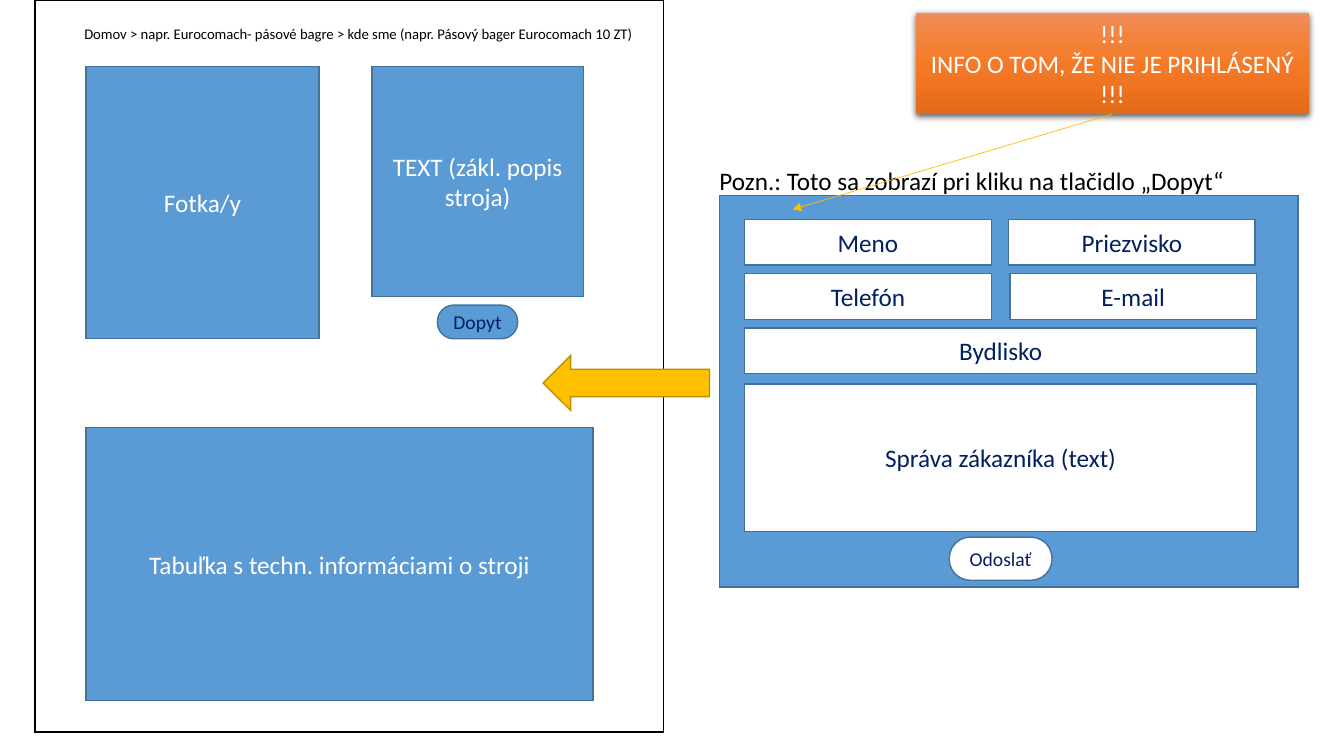
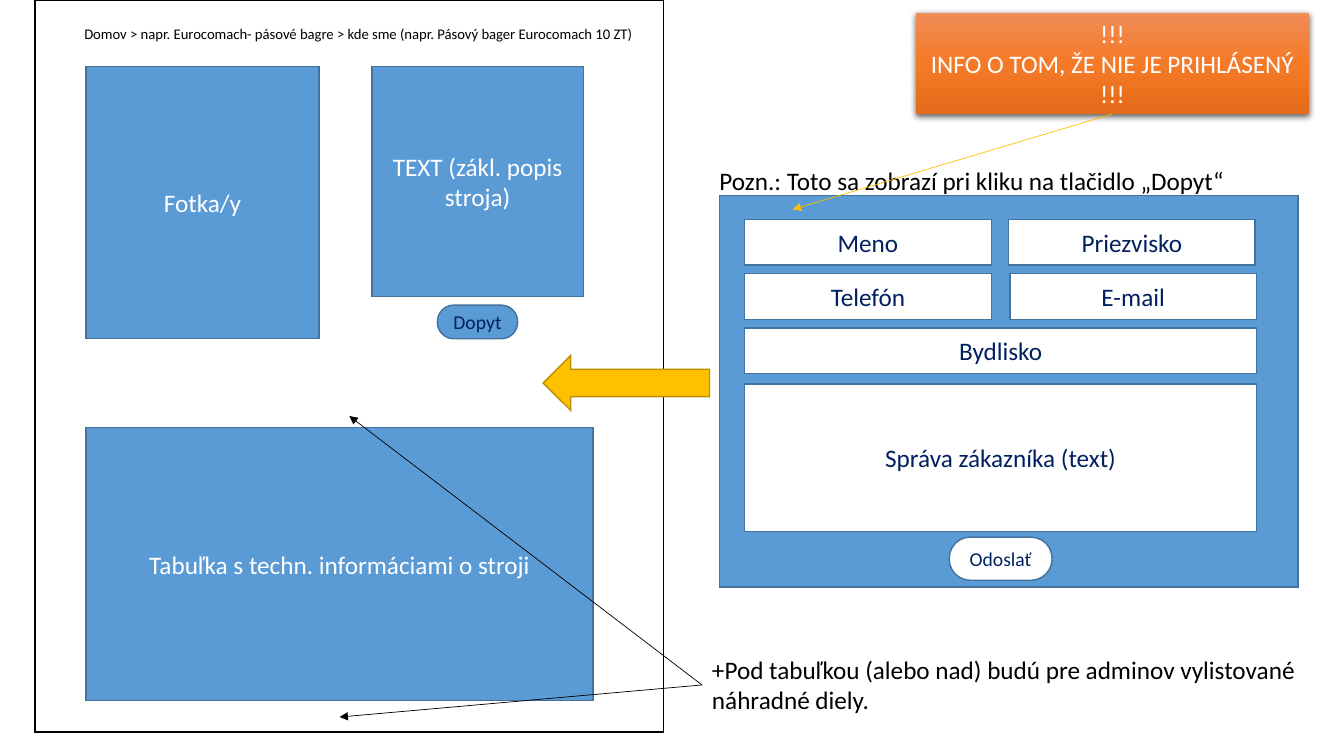
Before and after one commit to milantru/ServIS, a slide deck: slide 5 of docs/B-Servis WebApp UI koncept.pptx. Drawn at 1344x756 pixels with LibreOffice and Linux fonts; fonts in the diff are those of the drawing. Boxes give left, top, right and bottom in pixels: in the first picture for what was removed or moved away, otherwise in the second. Text is boxed around its words. In the diff, an @@ line names an element or a change of style, - is before the commit and + after.

```diff
--- a/docs/B-Servis WebApp UI koncept.pptx
+++ b/docs/B-Servis WebApp UI koncept.pptx
@@ arrow added from (702, 686) to (350, 416), #000000 0.5 pt @@
@@ arrow added from (702, 686) to (340, 717), #000000 0.5 pt @@
@@ text added at (712,660,1294,713), 18 pt, text #000000 @@
++Pod tabuľkou (alebo nad) budú pre adminov vylistované náhradné diely.
```
Also in this commit, not shown: 21 other slides changed, 2 slides added, 2 other files.
